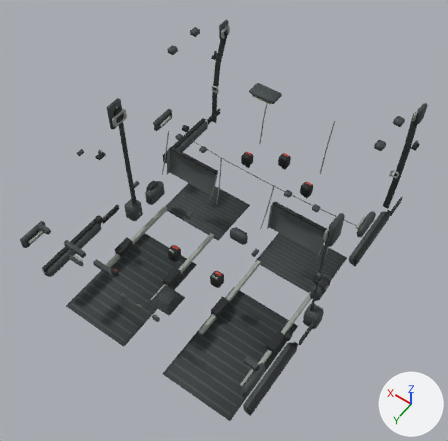
The glTF model art/temple/intro/cabin_fittings.glb as it was, and as the next commit left it.
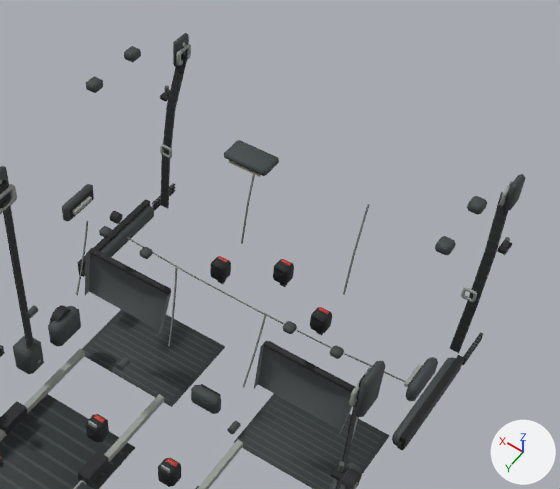
Each version is shown whole from a 50 mm lens placed at (-1.35, 1.92, 3.68), pointed at (-0.02, 0.06, 0.76), then close up on the part from 26% to 100% of the width and 0% to 66% of the height. The lights are fixed; the arrows at lower right show +X, +Y and +Z. The first two pictures are the older version. Vertices at exactly the same position are counted once.

Objects in the first close-up: 'cabin_fittings'.
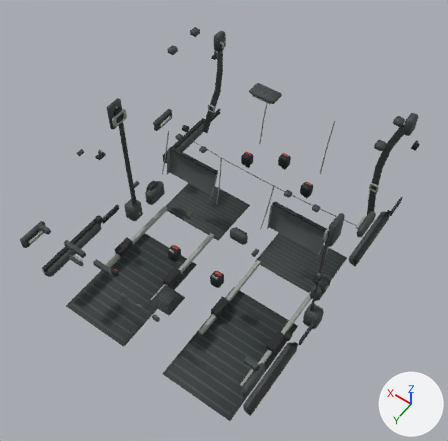
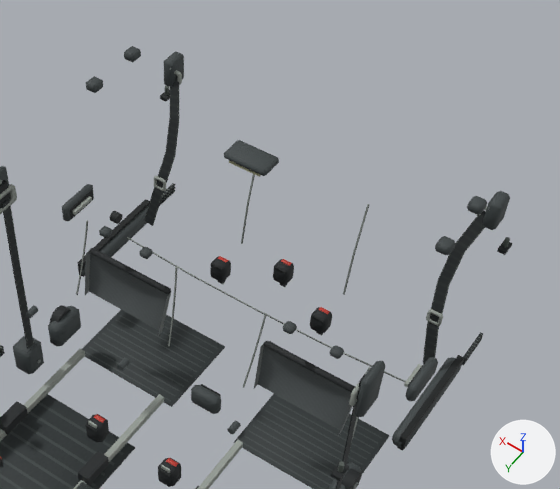
Where the change shows, as pixel boxes [x1, y1, x2, y2] in the close-ups (560 x 489 px; the box of a moved part takes in the faces that stretch with it):
'cabin_fittings', reshaped: before [0, 33, 526, 489]; after [0, 46, 512, 489]
part 1 of me_cabin_fittings, moved or reshaped (not visible afterwards): before [461, 287, 477, 302]
part 2 of me_cabin_fittings, moved or reshaped: before [160, 144, 172, 159]; after [426, 309, 443, 326]
part 3 of me_cabin_fittings, moved or reshaped: before [176, 44, 191, 66]; after [174, 70, 182, 85]
part 4 of me_cabin_fittings, moved or reshaped: before [499, 181, 513, 206]; after [153, 176, 166, 191]
part 5 of me_cabin_fittings, added: after [423, 211, 485, 364]
part 6 of me_cabin_fittings, added: after [144, 76, 179, 226]
part 7 of me_cabin_fittings, deleted: before [173, 33, 189, 67]
part 8 of me_cabin_fittings, deleted: before [503, 174, 526, 211]
part 9 of me_cabin_fittings, moved or reshaped: before [449, 192, 508, 353]; after [483, 191, 510, 230]
part 10 of me_cabin_fittings, moved or reshaped: before [160, 54, 188, 208]; after [164, 52, 184, 87]

The change in detail:
me_cabin_fittings is used by ob_cabin_fittings; location (0.0, 0.0, 0.0).
me_cabin_fittings had 3226 vertices, 5544 faces and spanned x -0.77..0.77, y -1.0..0.92, z 0.21..1.45.
me_cabin_fittings now has 3234 vertices, 5528 faces and spans x -0.77..0.77, y -0.97..0.92, z 0.21..1.45.
me_cabin_fittings part 1: the loose piece of 48 vertices spanning x -0.72..-0.67, y -0.84..-0.83, z 0.77..0.82 is moved by (0.03, -0.02, 0.37).
me_cabin_fittings part 2: the loose piece of 48 vertices spanning x 0.67..0.72, y -0.84..-0.83, z 0.77..0.82 is moved by (-1.32, 0.13, -0.05).
me_cabin_fittings part 3: the loose piece of 48 vertices spanning x 0.68..0.69, y -0.99..-0.9, z 1.17..1.24 is turned 90 degrees about the z axis through its middle and scaled by 0.847, then moved by (-0.02, 0.09, -0.04).
me_cabin_fittings part 4: the loose piece of 48 vertices spanning x -0.69..-0.68, y -0.99..-0.9, z 1.17..1.24 is turned 90 degrees about the z axis through its middle and scaled by 0.787, then moved by (1.31, 0.25, -0.46).
me_cabin_fittings part 5: a new loose piece of 36 vertices spanning x -0.69..-0.59, y -0.86..-0.66, z 0.53..1.18, in mat_santana_cabin_details (picture img_santana_cabin_details).
me_cabin_fittings part 6: a new loose piece of 36 vertices spanning x 0.59..0.69, y -0.86..-0.66, z 0.53..1.18, in mat_santana_cabin_details (picture img_santana_cabin_details).
me_cabin_fittings part 7: the loose piece of 24 vertices spanning x 0.69..0.72, y -1.0..-0.91, z 1.15..1.27 is deleted.
me_cabin_fittings part 8: the loose piece of 24 vertices spanning x -0.72..-0.69, y -1.0..-0.91, z 1.15..1.27 is deleted.
me_cabin_fittings part 9: 1 vertex moved from x -0.66, y -0.94, z 1.21 to x -0.66, y -0.91, z 1.13; 38 vertices removed from x -0.73..-0.66, y -0.94..-0.83, z 0.48..1.21; 30 vertices added at x -0.71..-0.66, y -0.92..-0.83, z 1.12..1.24.
me_cabin_fittings part 10: 1 vertex moved from x 0.66, y -0.94, z 1.21 to x 0.66, y -0.91, z 1.23; 38 vertices removed from x 0.66..0.73, y -0.94..-0.83, z 0.48..1.21; 30 vertices added at x 0.66..0.71, y -0.92..-0.83, z 1.12..1.24.
Other edits to the shape of me_cabin_fittings do not show in these pictures.
